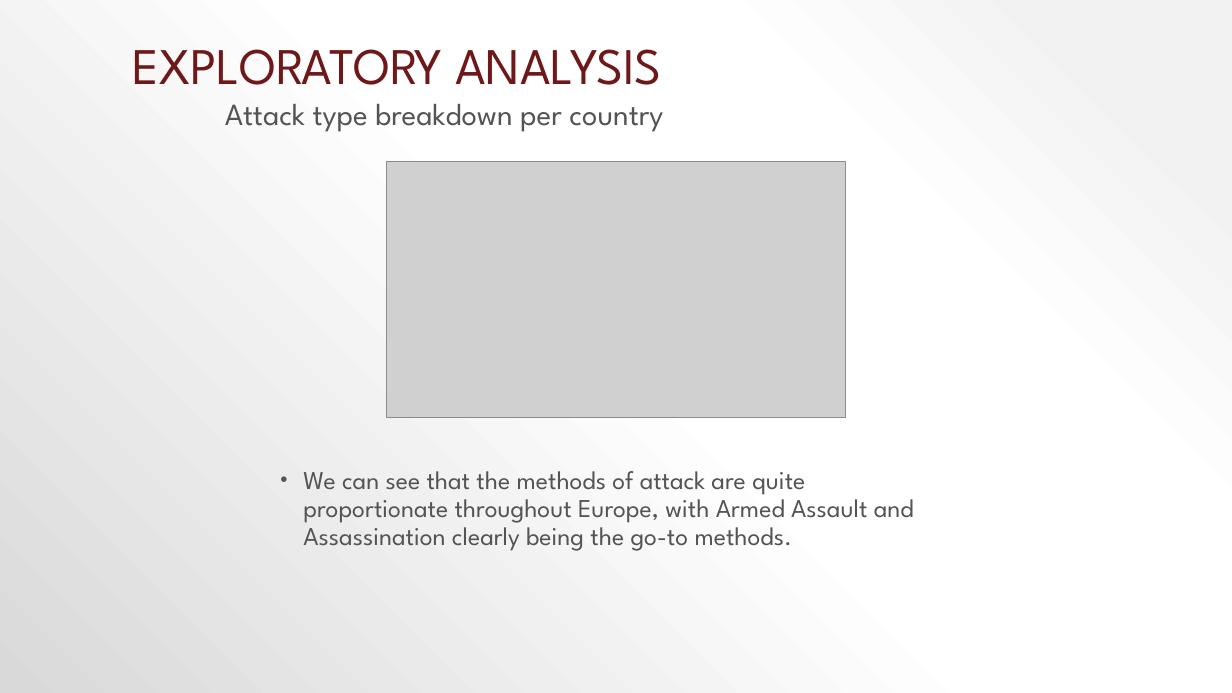
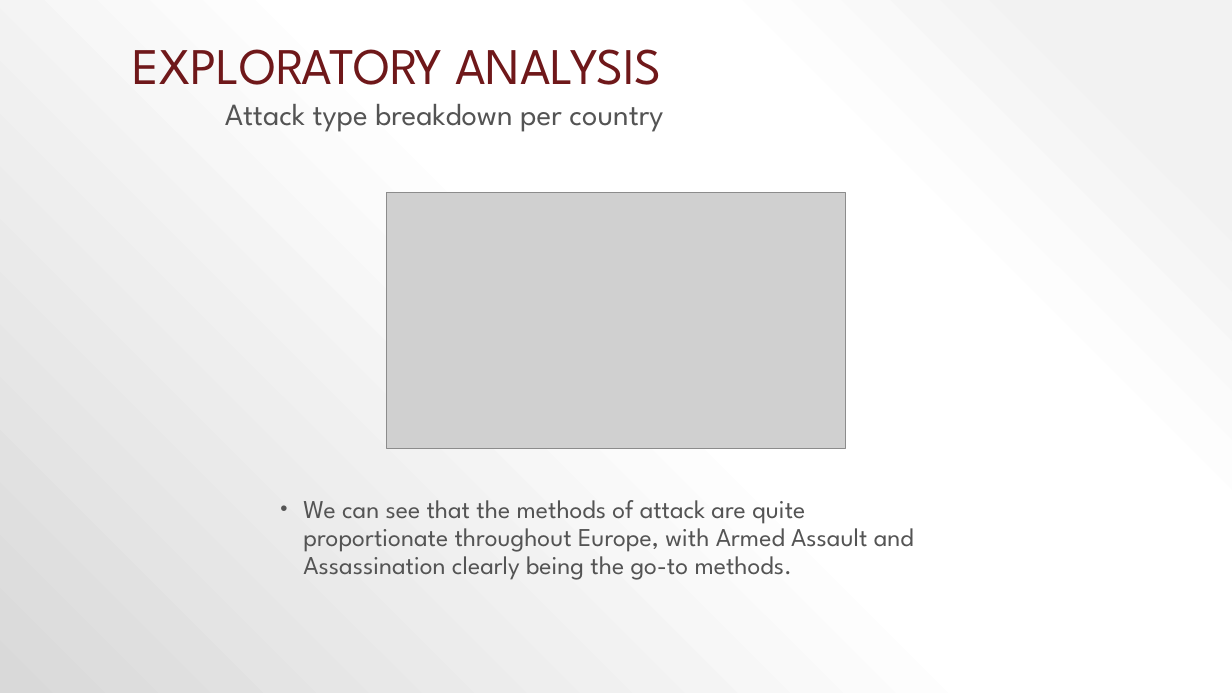
Before and after one commit to Senbyo/socialDataCourse, a slide deck: slide 17 of Final_Project/Terrorism in europe.pptx. Drawn at 1232x693 pixels with LibreOffice and Linux fonts; fonts in the diff are those of the drawing; grey boxes stand for pictures. Boxes give left, top, right and bottom in pixels: in the first picture for what was removed or moved away, otherwise in the second. Text is boxed around its words. In the diff, an @@ line names an element or a change of style, - is before the commit and + after.

Commit message:
more slide updates

```diff
--- a/Final_Project/Terrorism in europe.pptx
+++ b/Final_Project/Terrorism in europe.pptx
@@ picture moved from (x1=387, y1=162, x2=846, y2=418) to (x1=387, y1=193, x2=846, y2=449) @@
@@ text "We can see that the ..." moved from (x1=303, y1=471, x2=914, y2=551) to (x1=303, y1=500, x2=914, y2=580) @@
```
Also in this commit, not shown: 3 other slides changed.
